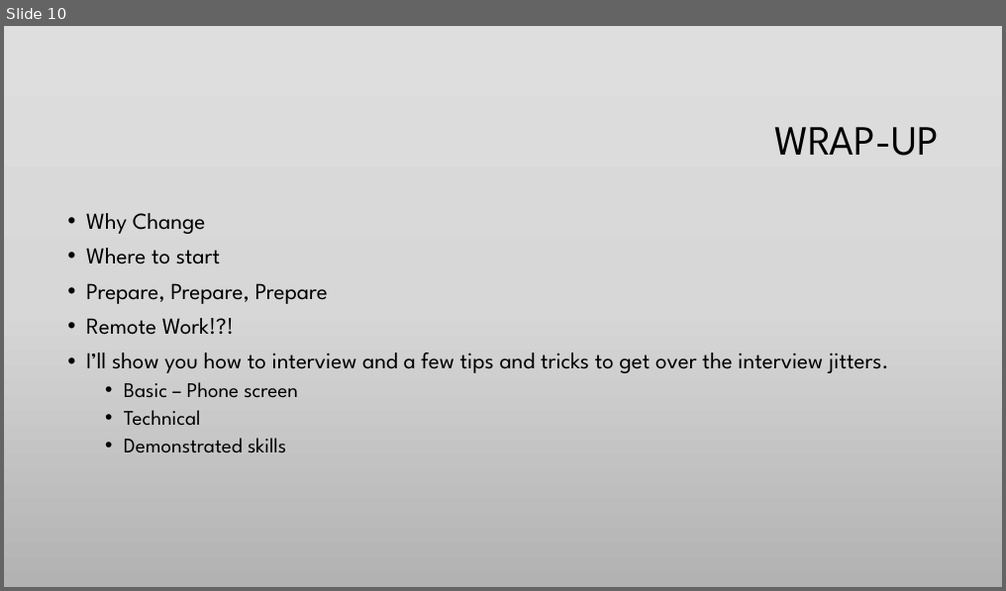
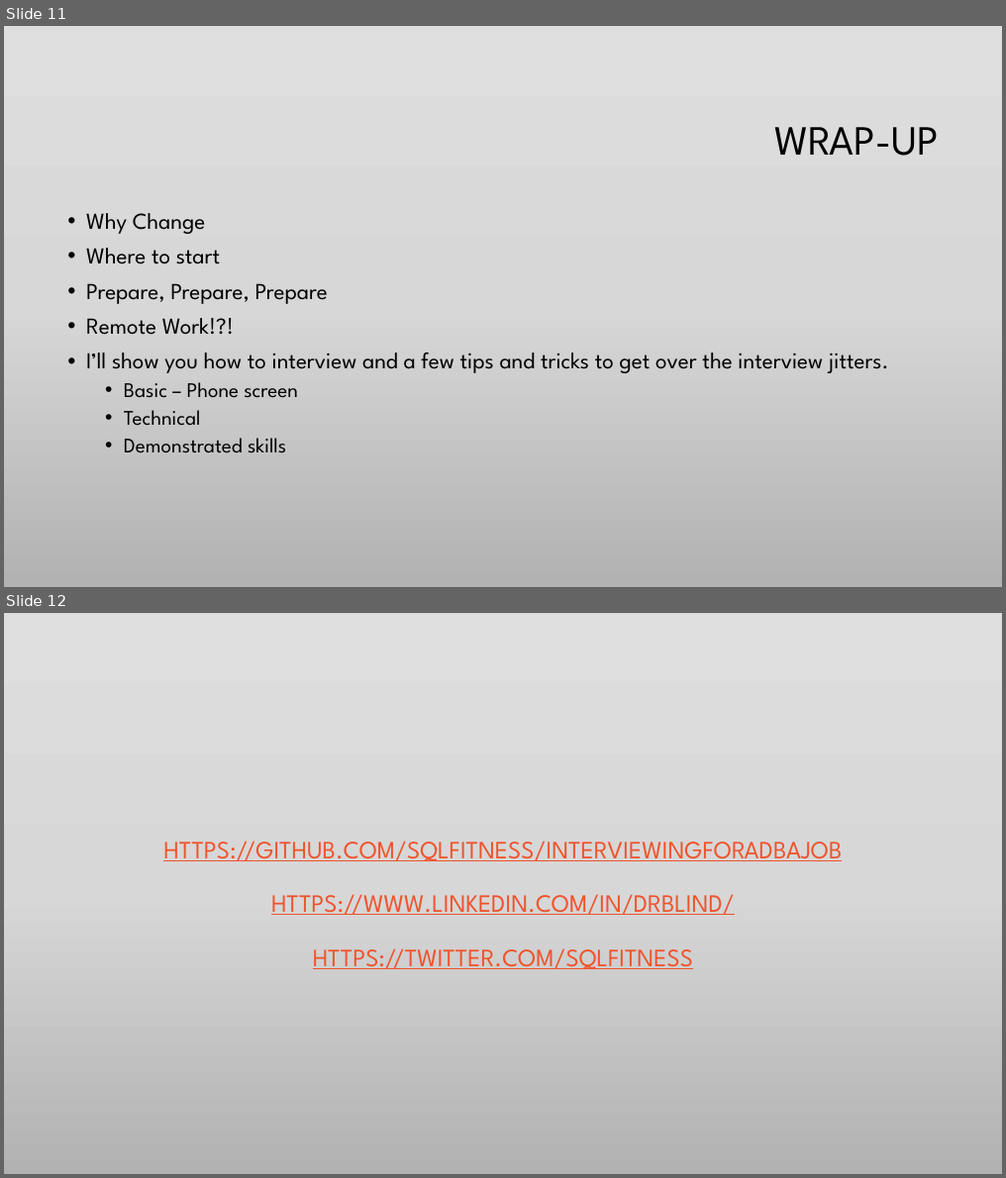
Before and after one commit to SQLFitness/InterviewingForADBAJob, a slide deck: Interviewing for a DBA job and how to Wow your new company.pptx. Shown one above the other, each under a label of ours: slide 10 before the commit, slides 11 and 12 after it. The pictures are 1006x591 and 1006x1178 pixels, drawn with LibreOffice and Linux fonts; fonts in the diff are those of the drawing; background and template pictures are left out. Boxes give left, top, right and bottom in pixels: in the first picture for what was removed or moved away, otherwise in the second. Text is boxed around its words. In the diff, an @@ line names an element or a change of style, - is before the commit and + after.

```diff
--- a/Interviewing for a DBA job and how to Wow your new company.pptx
+++ b/Interviewing for a DBA job and how to Wow your new company.pptx
@@ slide 12 added at (4,613,1002,1174), background gradient #DFDFDF to #D7D7D7 to #B2B2B2 @@
@@ title added at (163,841,842,969), 24 pt, text #F0532B, underline @@
+HTTPS://GITHUB.COM/SQLFITNESS/INTERVIEWINGFORADBAJOB
+HTTPS://WWW.LINKEDIN.COM/IN/DRBLIND/
+HTTPS://TWITTER.COM/SQLFITNESS
@@ what was slide 10 is now slide 11 @@
```
Also in this commit, not shown: 1 slide changed.
